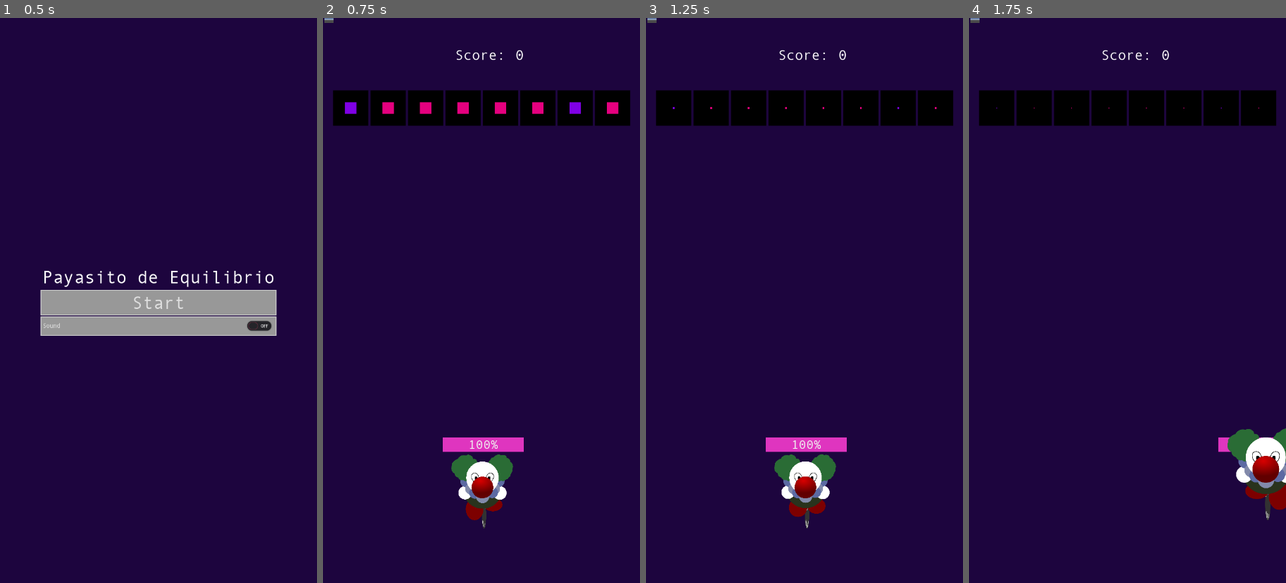
Above: before the commit, frames 1-4 (left to right).
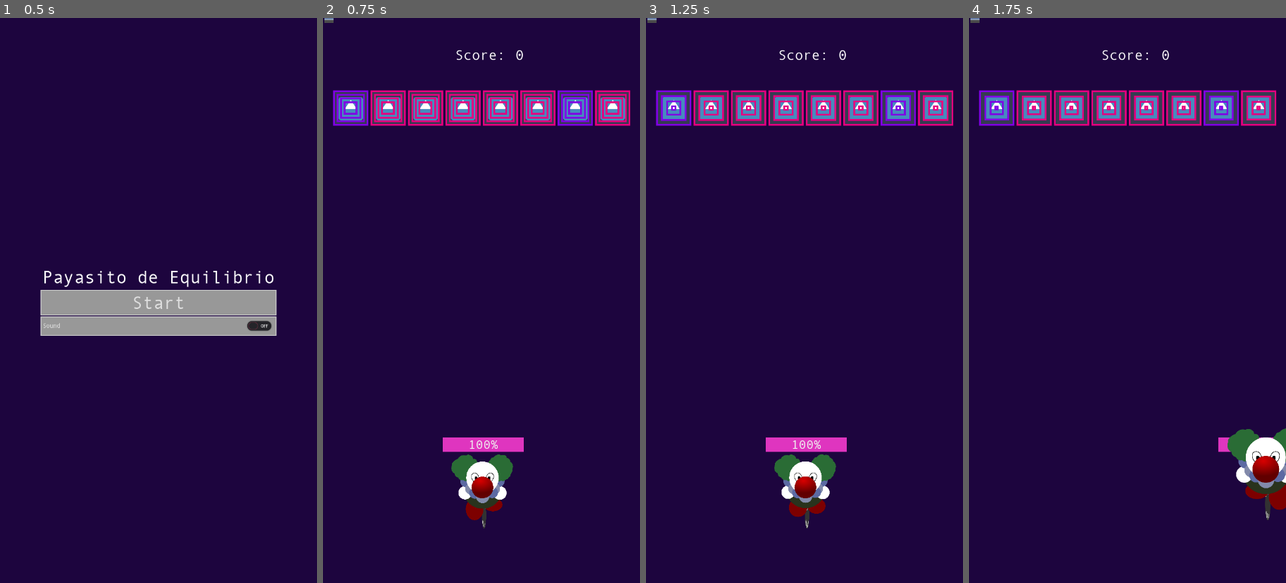
Above: after the commit, the same moments.

Repository: drarbego/payaso-de-equilibrio
Game: Godot game, scene res://StartGameMenu.tscn
The game is run twice, just before and just after one commit, with the same random seed, the same clock (stepped at 60 frames per second) and the same inputs. The engine's default icon, where the game draws it, is replaced by a stand-in: a white triangle on a blue panel in a dark square. A sky picture missing from this copy of the repository is replaced by a grey-blue gradient.
Inputs (mouse positions are in pixels of both pictures, inside the frame that each line leads up to):
- Up to frame 1 (0.5 s): no input
- Up to frame 2 (0.75 s): click "Start" at 0.5 s
- Up to frame 3 (1.25 s): no input
- Up to frame 4 (1.75 s): move the mouse to (1197, 272) at 1.27 s; press the mouse at (1197, 272) at 1.28 s; hold Right (ui_right) from 1.28 s (still down)

Frame 1 is identical in both runs. In frame 2, 5.7% of the frame differs, in the area x 3-97%, y 12-20%; in frame 3, 5.7%; in frame 4, 5.7%.

Commit message:
Improve brick shader

Diff:
--- a/Bricks/Brick.shader
+++ b/Bricks/Brick.shader
@@ -1,33 +1,45 @@
 shader_type canvas_item;
 
 uniform bool is_aggresive = false;
+const int SQUARES = 4;
+const float STEP_SIZE = 0.15;
 
-bool should_display(vec2 uv, float time) {
-	float lower_limit_a = 0.5 * abs(sin(time));
-	float upper_limit_a = 1.0 - lower_limit_a;
+bool is_within(vec2 uv, vec4 outer, vec4 inner) {
+	bool inside_outer = (
+		uv.x > outer.x && uv.x < outer.z && uv.y > outer.y && uv.y < outer.w
+	);
+	bool outside_inner = !(
+		uv.x > inner.x && uv.x < inner.z && uv.y > inner.y && uv.y < inner.w
+	);
+	return inside_outer && outside_inner;
+}
 
-	float lower_limit_b = 0.5 * sin(time + 5.0);
-	float upper_limit_b = 1.0 - lower_limit_b;
-
-	return (
-		uv.y > lower_limit_a &&
-		uv.y < upper_limit_a &&
-		uv.x > lower_limit_a &&
-		uv.x < upper_limit_a
+vec4 get_outer(int iter, float time) {
+	float range = float(iter)*STEP_SIZE;
+	return vec4(
+		abs(range*sin(time)),
+		abs(range*sin(time)),
+		1.0 - abs(range*sin(time)),
+		1.0 - abs(range*sin(time))
 	);
 }
 
-vec4 get_color(vec2 uv, float time) {
-	if (should_display(uv, time)) {
-		if (is_aggresive) {
-			return vec4(0.9, 0.0, 0.5, 1.0);
+vec4 get_color(vec2 uv, float time, vec4 current_pixel) {
+	for(int i = 0; i < SQUARES; i++) {
+		vec4 outer = get_outer(i, time);
+		vec4 inner = outer + vec4(vec2(0.05), vec2(-0.05));
+
+		if (is_within(uv, outer, inner)) {
+			if (is_aggresive) {
+				return vec4(0.9, 0.0, 0.5, 1.0);
+			}
+			return vec4(0.5, 0.0, 0.9, 1.0);
 		}
-		return vec4(0.5, 0.0, 0.9, 1.0);
 	}
 
-	return vec4(0.0, 0.0, 0.0, 1.0);
+	return current_pixel;
 }
 
 void fragment() {
-	COLOR = get_color(UV, TIME);
+	COLOR = get_color(UV, TIME, texture(TEXTURE, UV));
 }
